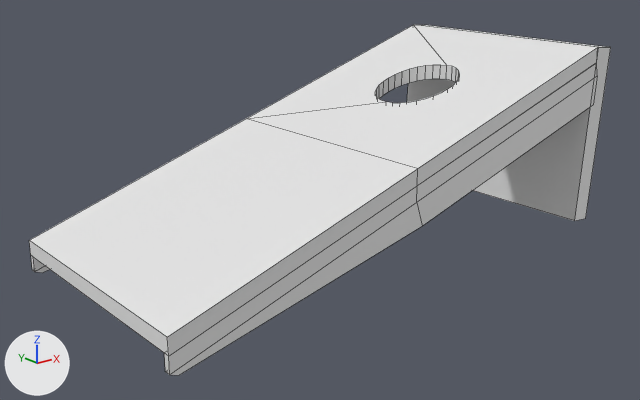
Before and after pictures for a commit that changed the Blender file Models/Outdoors/Cornhole/TylerNewBoard.blend.
Camera for both pictures: a 50 mm lens placed at (-3.07, -5.0, 2.31), pointed at (0.9, -0.04, 0.32). Lighting does not change. The marker at lower left points along +X, +Y and +Z. Mesh edges are drawn as thin lines.

The scene before the commit, as lines of its bpy script (objects in view):
```python
me_cube_001 = bpy.data.meshes.new('Cube.001')
me_cube_001.from_pydata(...)  # 124 vertices, 82 faces; spans x -1.79..2.15, y -2.2..-0.18, z 1.58..3.1
ob_cube = bpy.data.objects.new('Cube', me_cube_001)
ob_cube.location = (0.839, 1.186, -1.701)
```
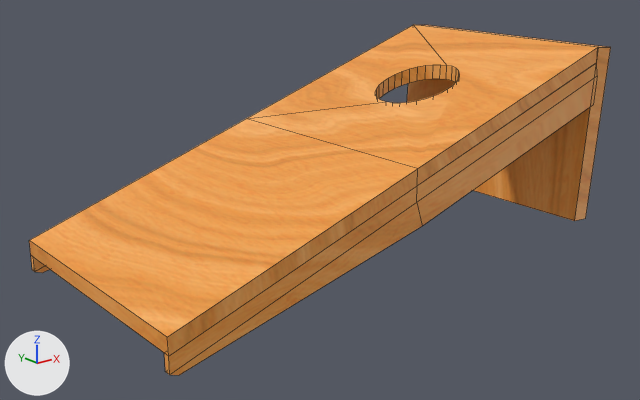
What the commit changed:
Picture 'Tyler_wood2.jpg' (img_tyler_wood2_jpg) is new.
Material 'Tyler_wood2.jpg' (mat_tyler_wood2_jpg) is new.
Its texture is img_tyler_wood2_jpg.
me_cube_001 has 124 vertices, 82 faces and spans x -1.79..2.15, y -2.2..-0.18, z 1.58..3.1.
me_cube_001 now uses material mat_tyler_wood2_jpg (picture img_tyler_wood2_jpg).

Boxes [x1, y1, x2, y2] around the edits, measured in the pictures (640 x 400 px):
'Cube', recoloured (white to orange): [29, 25, 611, 375] in both
